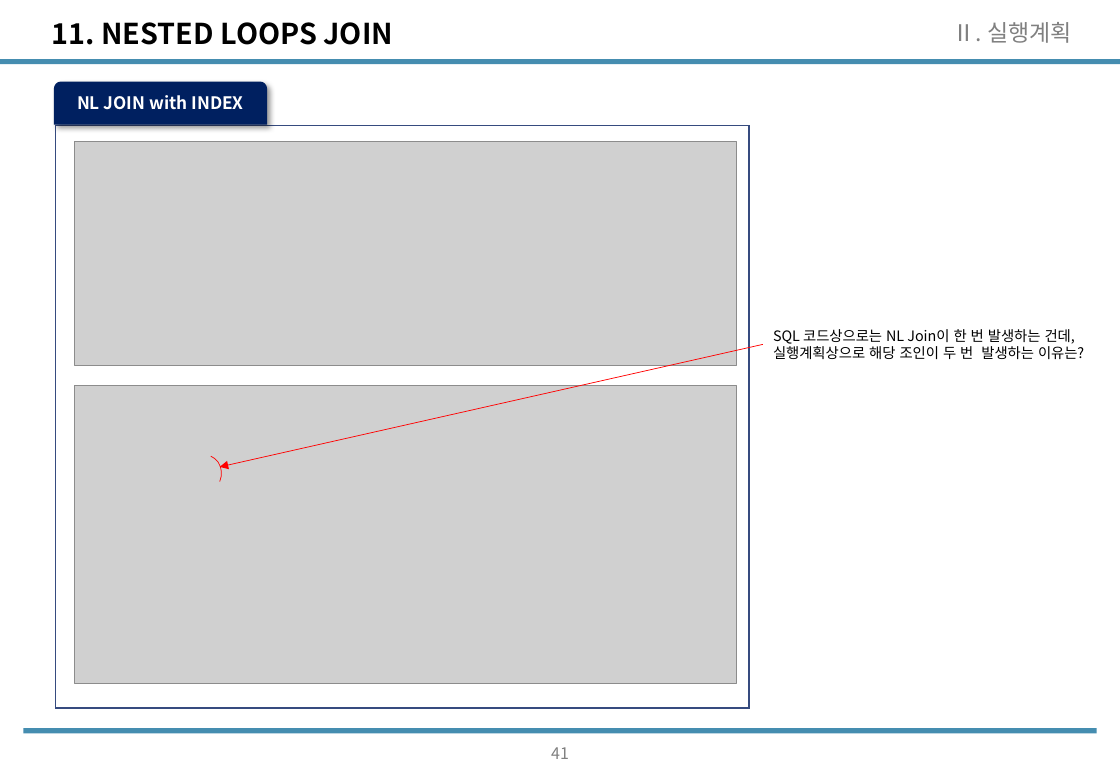
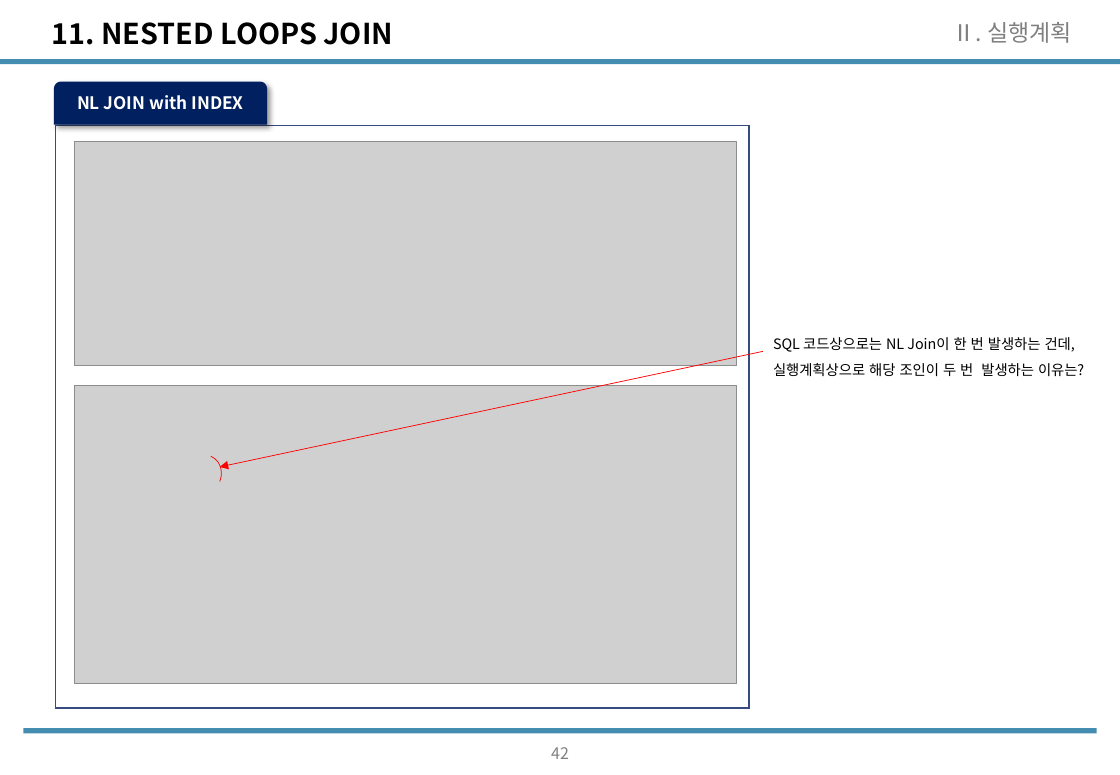
Before and after one commit to wooseok1152/SQL, a slide deck: slide 43 of SQL_seminar/SQL중상급활용_CH2.pptx (slide 42 before the commit). Drawn at 1120x775 pixels with LibreOffice and Linux fonts; fonts in the diff are those of the drawing; grey boxes stand for pictures. Boxes give left, top, right and bottom in pixels: in the first picture for what was removed or moved away, otherwise in the second. Text is boxed around its words. In the diff, an @@ line names an element or a change of style, - is before the commit and + after.

```diff
--- a/SQL_seminar/SQL중상급활용_CH2.pptx
+++ b/SQL_seminar/SQL중상급활용_CH2.pptx
@@ text "SQL 코드상으로는 NL Join이 한 ..." at box(773, 337, 1084, 376): line spacing 1 to 1.5 @@
@@ arrow moved from (763, 344) - (219, 467) to (763, 352) - (219, 467) @@
@@ page number at box(551, 747, 569, 759): text changed @@
-41
+42
```
Also in this commit, not shown: 6 other slides changed, 2 slides added, 6 other files.
